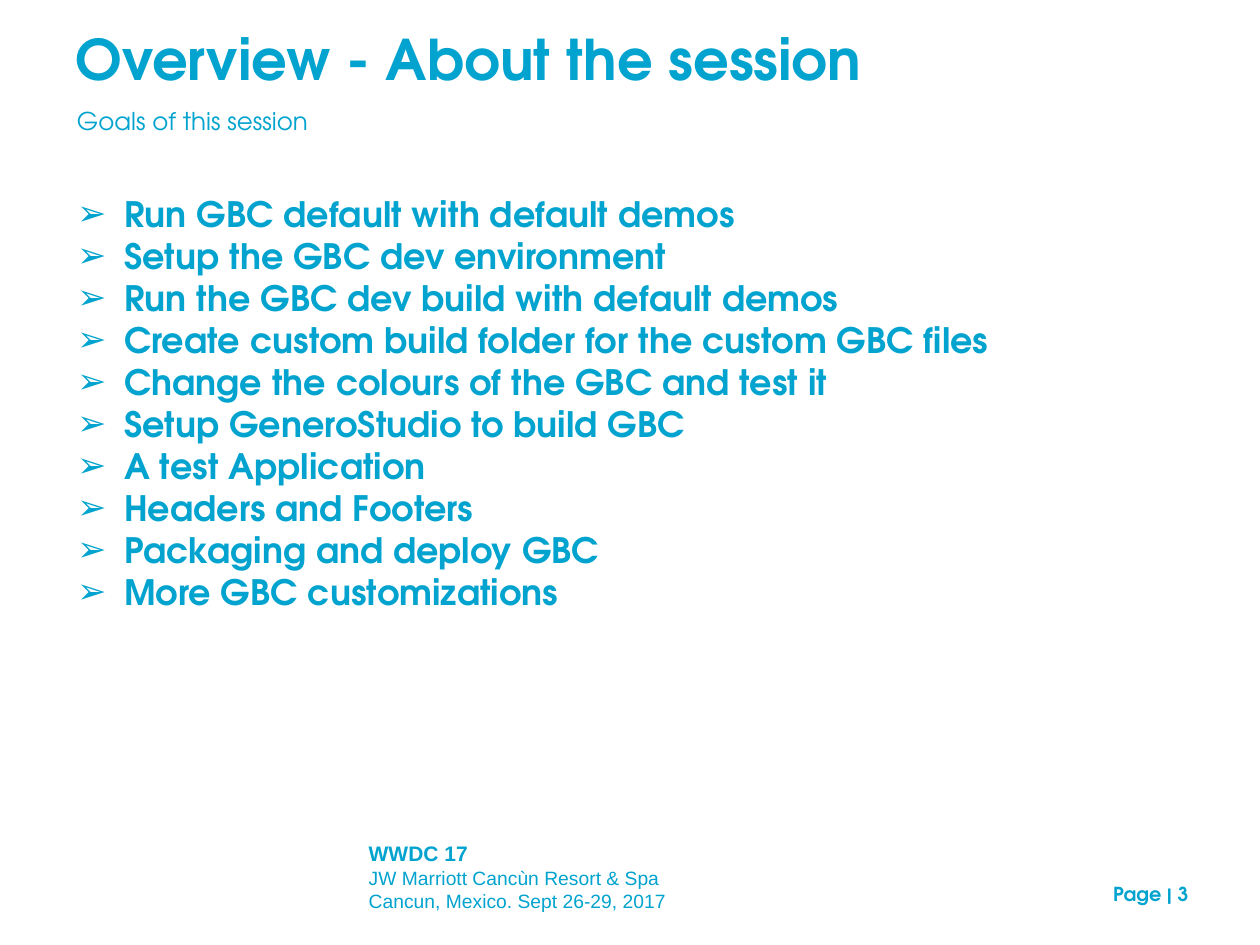
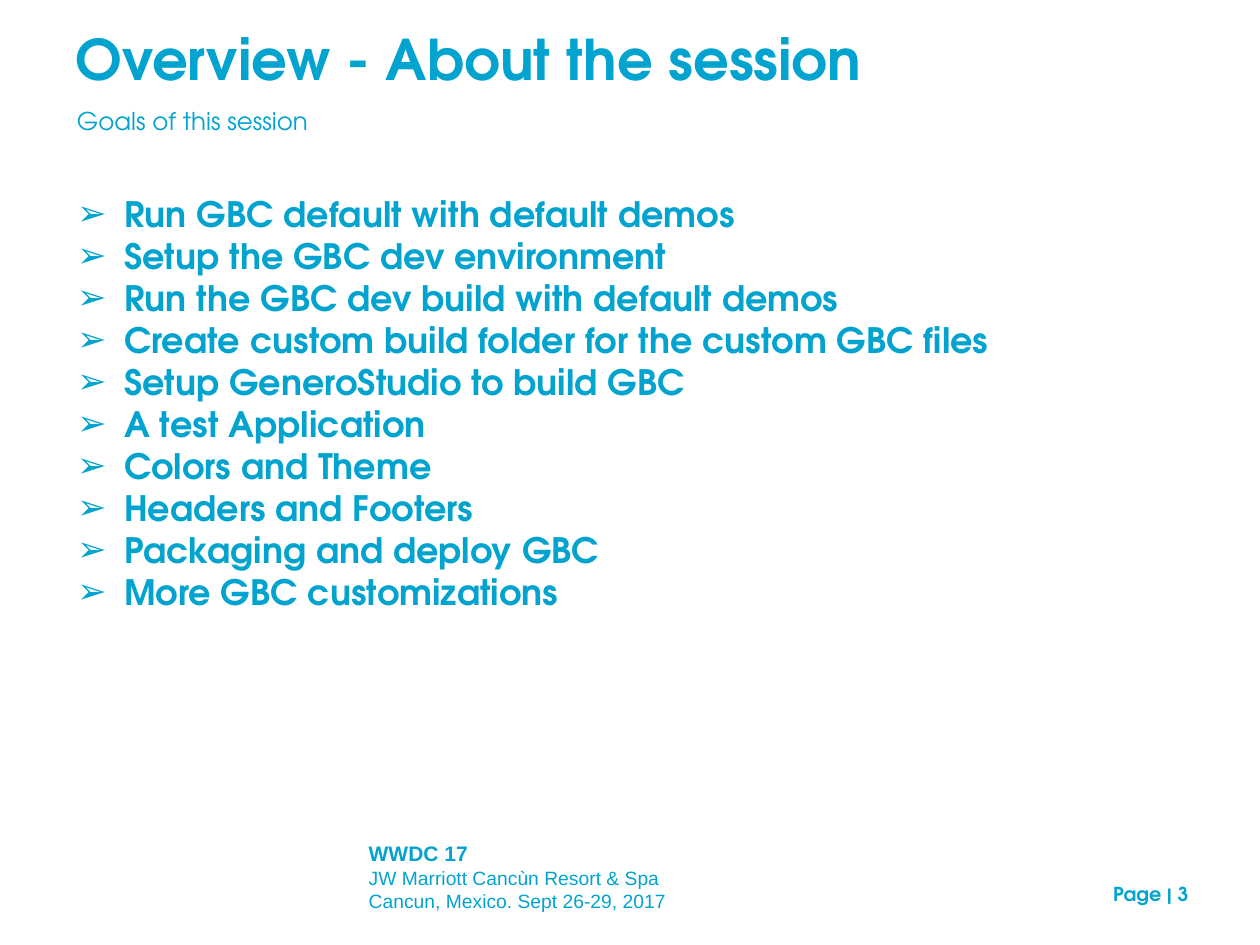
Before and after one commit to neilm-fourjs/njms_demos310, a slide deck: slide 3 of gbc/presentation/GBC_customization_draft.ppt. Drawn at 1260x945 pixels with LibreOffice and Linux fonts; fonts in the diff are those of the drawing; background and template pictures are left out. Boxes give left, top, right and bottom in pixels: in the first picture for what was removed or moved away, otherwise in the second. Text is boxed around its words. In the diff, an @@ line names an element or a change of style, - is before the commit and + after.

```diff
--- a/gbc/presentation/GBC_customization_draft.ppt
+++ b/gbc/presentation/GBC_customization_draft.ppt
@@ text at [124, 368, 827, 403]: paragraph removed @@
-➢ Change the colours of the GBC and test it
@@ text at [124, 441, 432, 480]: paragraph added @@
+➢ Colors and Theme
```
Also in this commit, not shown: 5 other slides changed, 4 slides added, 5 other files.
